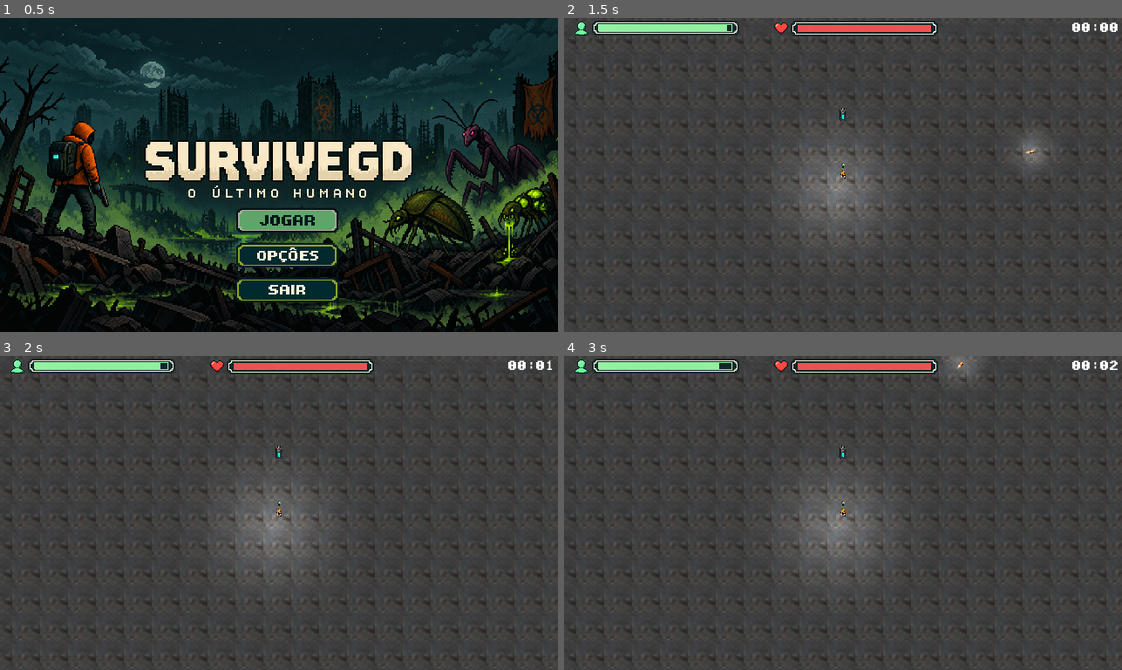
Above: before the commit, frames 1-4 (two rows, left to right).
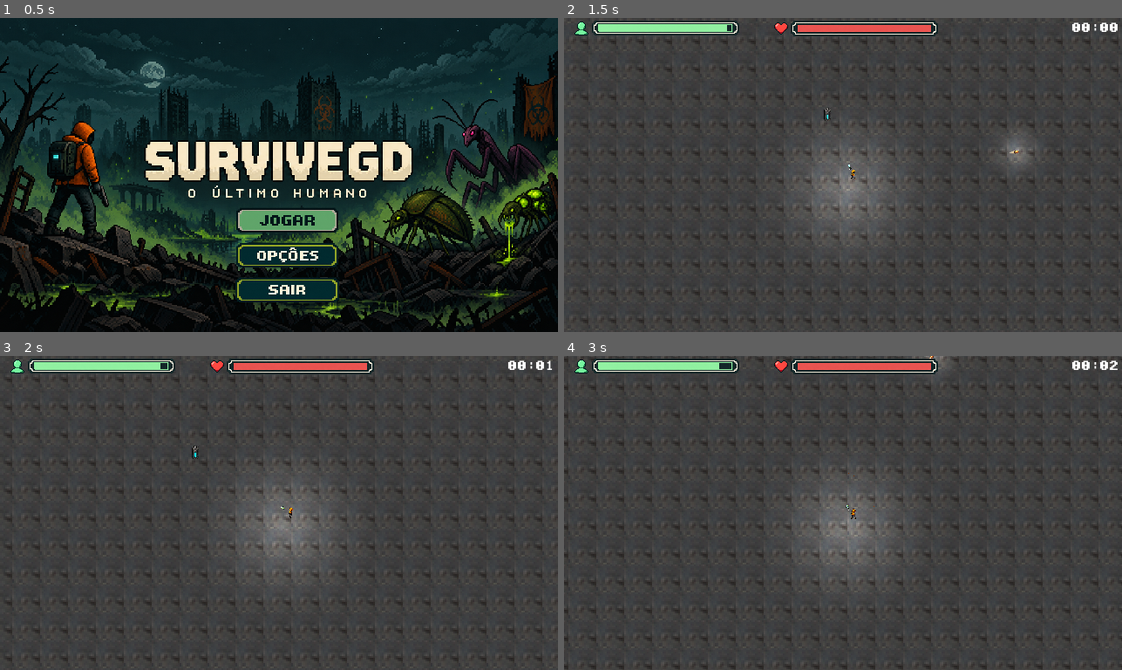
Above: after the commit, the same moments.

Repository: DevLucasOnly/DevLucasOnly-SurviveGD-Prototipo-de-Sobrevivencia-2D
Game: Godot game, scene res://scenes/main_menu.tscn
Two runs of this game, one before a commit and one after it. Both use one fixed random seed, a clock stepped at 60 frames per second and the inputs below. Sound files missing from this copy of the repository are replaced by a short silence.
Inputs (mouse positions are in pixels of both pictures, inside the frame that each line leads up to):
- Up to frame 1 (0.5 s): no input
- Up to frame 2 (1.5 s): click (848, 218) at 0.5 s; tap Enter at 1.25 s; move the mouse to (965, 159) at 1.27 s; press the mouse at (965, 159) at 1.28 s; hold D (move_right) from 1.28 s (still down)
- Up to frame 3 (2 s): keep holding D (move_right)
- Up to frame 4 (3 s): move the mouse to (731, 528) at 2.02 s; release D (move_right) at 2.03 s; release the mouse at (731, 528) at 2.03 s; hold S (move_down) 2.03-2.78 s; click (731, 528) at 2.1 s; move the mouse to (898, 443) at 2.77 s; press the mouse at (898, 443) at 2.78 s; hold D (move_right) from 2.78 s (still down)

Frame 1 is identical in both runs. In frame 2, 2.6% of the frame differs, in the area x 0-100%, y 6-97%; in frame 3, 0.1%; in frame 4, 4.8%, in the area x 0-100%, y 0-100%.
Error before the commit: Cannot call method 'play' on a null value. (res://scripts/player.gd:60)

Commit message:
Ajuste no script do player e o tamanho do jogador

Diff:
--- a/scenes/Player.tscn
+++ b/scenes/Player.tscn
@@ -434,7 +434,7 @@
 
 [node name="AnimatedSprite2D" type="AnimatedSprite2D" parent="." unique_id=815597746]
 position = Vector2(0, -0.086000144)
-scale = Vector2(0.008, 0.0077831023)
+scale = Vector2(0.01, 0.01)
 sprite_frames = SubResource("SpriteFrames_snp6e")
 animation = &"walk_down_right"
 frame_progress = 0.17390276
--- a/scripts/player.gd
+++ b/scripts/player.gd
@@ -8,8 +8,8 @@
 @export var speed: float = 300.0
 @export var projetil_cena: PackedScene
 
-@onready var anim: AnimationPlayer = $AnimationPlayer
-@onready var sprite: Sprite2D = $Sprite2D
+# Referência unificada para o AnimatedSprite2D
+@onready var anim: AnimatedSprite2D = $AnimatedSprite2D
 @onready var camera: Camera2D = $Camera2D
 @onready var muzzle: Marker2D = $Muzzle
 @onready var timer_invulnerabilidade: Timer = $TimerInvulnerabilidade
@@ -94,15 +94,12 @@
 	get_tree().current_scene.add_child(tiro)
 	tiro.global_position = muzzle.global_position
 
-	# Captura o vetor do analógico direito
 	var direcao_mira = Input.get_vector("aim_left", "aim_right", "aim_up", "aim_down")
 	var vetor_final: Vector2
 
 	if direcao_mira != Vector2.ZERO:
-		# Lógica Gamepad (Twin-Stick)
 		vetor_final = direcao_mira.normalized()
 	else:
-		# Fallback para Mouse
 		vetor_final = (get_global_mouse_position() - global_position).normalized()
 
 	tiro.direction = vetor_final
@@ -135,25 +132,24 @@
 	acionar_feedback_dano()
 	_acionar_efeito_invulnerabilidade()
 	vfx_dano.restart()
-	# Dispara o feedback tátil no Gamepad
-	# device_id, motor_fraco, motor_forte, duracao_segundos
+
 	Input.start_joy_vibration(0, 0.4, 1.0, 0.25)
-
 	sfx_dano_jogador.play()
 
 func _acionar_efeito_invulnerabilidade() -> void:
 	var tween = create_tween().set_loops()
-	tween.tween_property(sprite, "modulate:a", 0.3, 0.1)
-	tween.tween_property(sprite, "modulate:a", 1.0, 0.1)
+
+	# Atualizado para alterar a transparência do nó anim (AnimatedSprite2D)
+	tween.tween_property(anim, "modulate:a", 0.3, 0.1)
+	tween.tween_property(anim, "modulate:a", 1.0, 0.1)
 
 	await timer_invulnerabilidade.timeout
 
 	tween.kill()
-	sprite.modulate.a = 1.0
+	anim.modulate.a = 1.0
 	invulneravel = false
 
 func atualizar_apontador() -> void:
-	# Altera a busca para o grupo correto
 	var itens_alvo = get_tree().get_nodes_in_group("antidoto")
 
 	if itens_alvo.is_empty():
